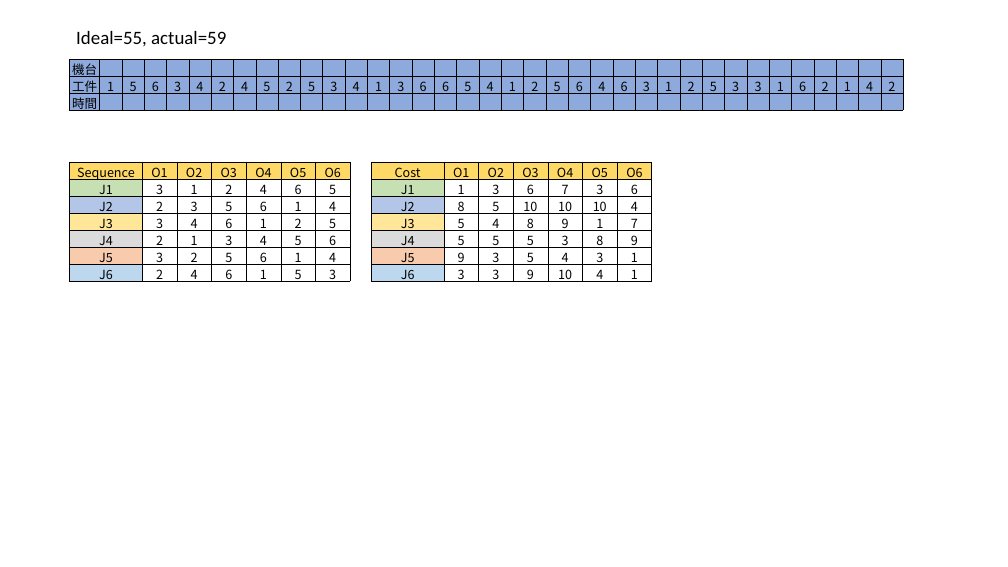
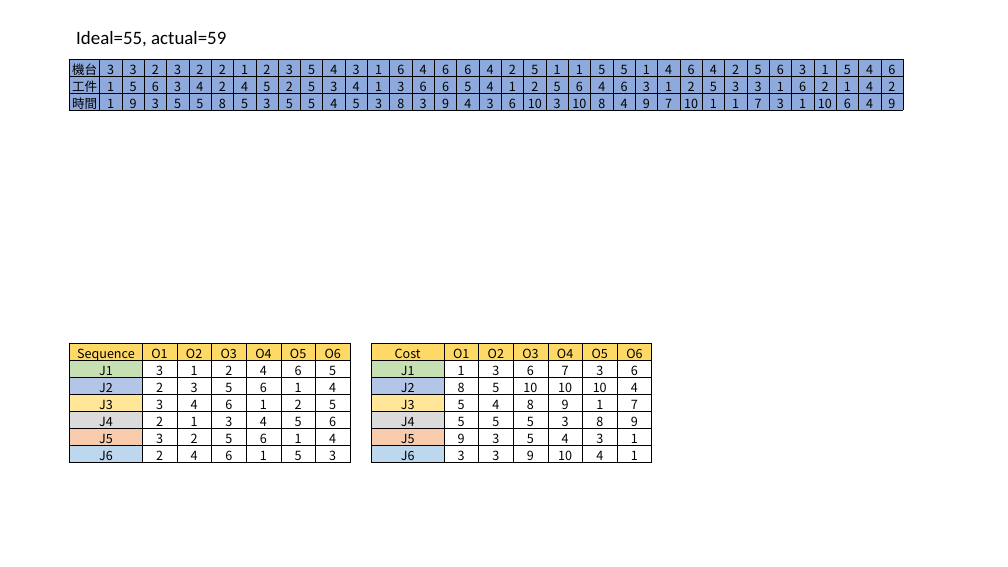
Before and after one commit to ZongSingHuang/Genetic-Algorithm-for-Job-Shop-Scheduling-and-NSGA-II, a slide deck: slide 2 of Animation.pptx. Drawn at 1008x567 pixels with LibreOffice and Linux fonts; fonts in the diff are those of the drawing. Boxes give left, top, right and bottom in pixels: in the first picture for what was removed or moved away, otherwise in the second. Text is boxed around its words. In the diff, an @@ line names an element or a change of style, - is before the commit and + after.

```diff
--- a/Animation.pptx
+++ b/Animation.pptx
@@ table at <box>70,59,916,116</box> @@
-row 1: 機台 |  |  |  |  |  |  |  |  |  |  |  |  |  |  |  |  |  |  |  |  |  |  |  |  |  |  |  |  |  |  |  |  |  |  |  | 
+row 1: 機台 | 3 | 3 | 2 | 3 | 2 | 2 | 1 | 2 | 3 | 5 | 4 | 3 | 1 | 6 | 4 | 6 | 6 | 4 | 2 | 5 | 1 | 1 | 5 | 5 | 1 | 4 | 6 | 4 | 2 | 5 | 6 | 3 | 1 | 5 | 4 | 6
-row 3: 時間 |  |  |  |  |  |  |  |  |  |  |  |  |  |  |  |  |  |  |  |  |  |  |  |  |  |  |  |  |  |  |  |  |  |  |  | 
+row 3: 時間 | 1 | 9 | 3 | 5 | 5 | 8 | 5 | 3 | 5 | 5 | 4 | 5 | 3 | 8 | 3 | 9 | 4 | 3 | 6 | 10 | 3 | 10 | 8 | 4 | 9 | 7 | 10 | 1 | 1 | 7 | 3 | 1 | 10 | 6 | 4 | 9
@@ table: place and size @@
-table at <box>70,162,351,287</box>
+table at <box>70,343,351,468</box>
@@ table: place and size @@
-table at <box>371,162,653,287</box>
+table at <box>371,343,653,468</box>
```
Also in this commit, not shown: 2 other slides changed.
